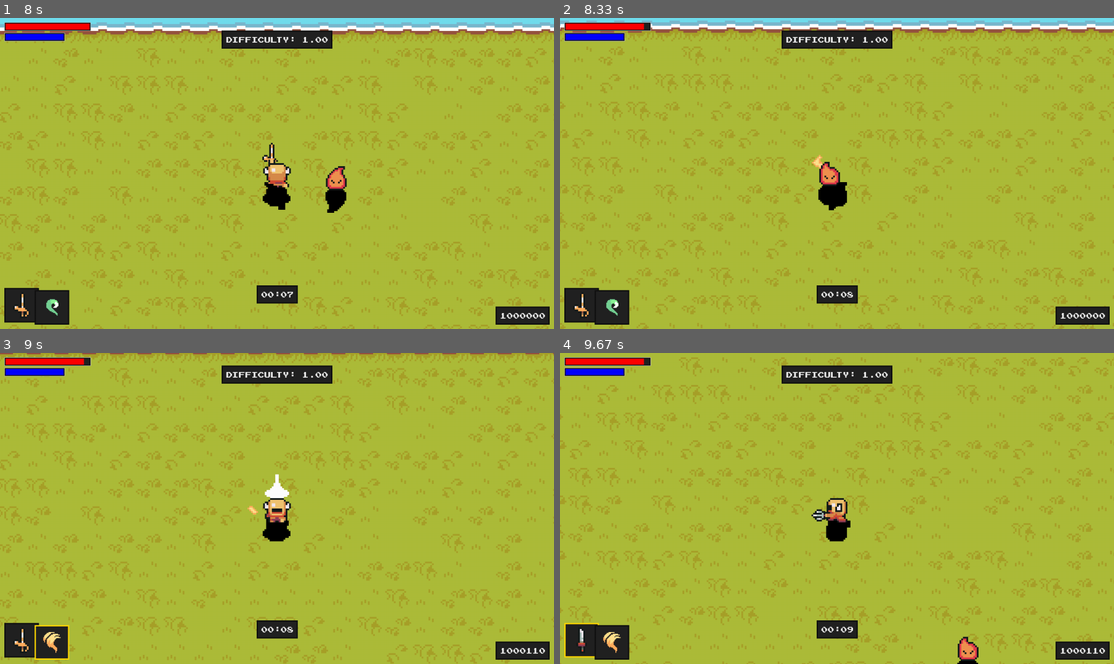
Above: before the commit, frames 1-4 (two rows, left to right).
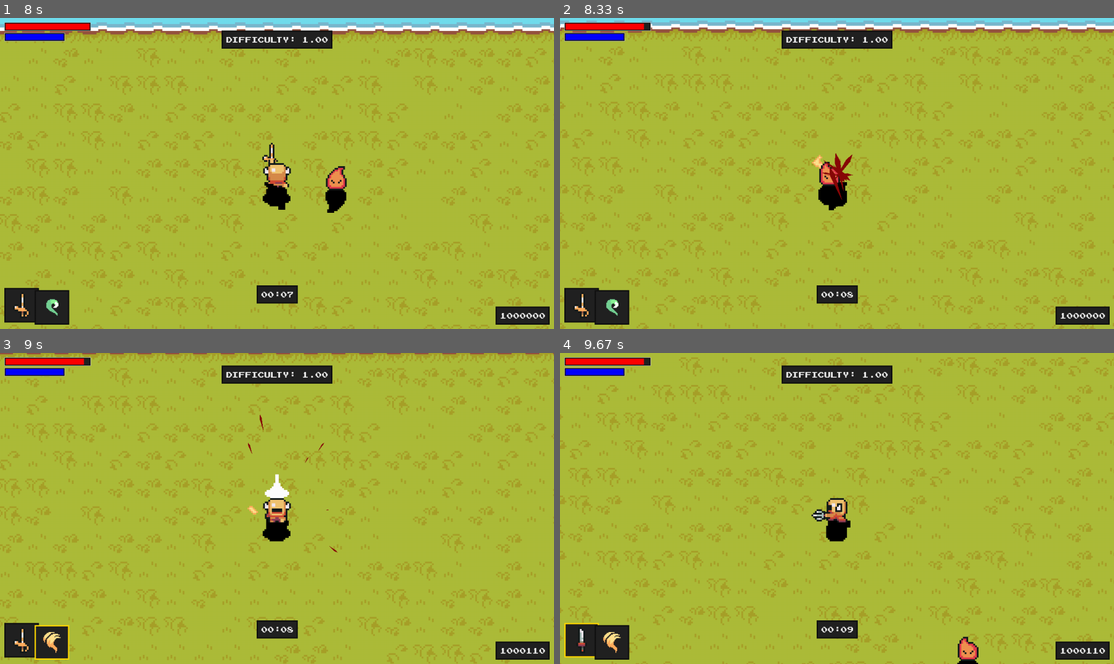
Above: after the commit, the same moments.

Repository: khoa2106vn/PygameProject
Game: pygame game, started from code/main.py
Two runs of this game, one before a commit and one after it. Both use one fixed random seed, a clock stepped at 60 frames per second and the inputs below.
Inputs:
- Up to frame 1 (8 s): hold Right 0.33-0.8 s; hold Up 0.83-1.13 s; tap Z at 0.9, 1.23, 1.53, 1.73, 2.03, 2.3, 2.63, 2.93, 3.47, 3.77, 4.13, 4.53, 4.83, 5.03, 5.33, 5.87, 6.17, 6.37, 6.67, 6.93, 7.27, 7.57, 7.7 s; tap X at 0.98, 2.38, 3.55, 5.12, 6.45, 7.78 s; hold Right 1.17-1.63 s; hold Left 1.67-2.2 s; hold A 1.67-2.2 s; hold Down 2.23-2.53 s; hold S 2.23-2.53 s; hold Left 2.57-2.97 s; hold A 2.57-2.97 s; hold Right 3.4-4.03 s; hold Down 4.07-4.43 s; hold S 4.07-4.43 s; hold Left 4.47-4.93 s; hold A 4.47-4.93 s; hold Right 4.97-5.43 s; hold Right 5.8-6.27 s; hold Left 6.3-6.83 s; hold A 6.3-6.83 s; hold Down 6.87-7.17 s; hold S 6.87-7.17 s; hold Left 7.2-7.6 s; hold A 7.2-7.6 s; hold Up from 7.63 s (still down)
- Up to frame 2 (8.33 s): release Up at 8 s; hold Right from 8.03 s (still down); tap Z at 8.1 s
- Up to frame 3 (9 s): tap Z at 8.4, 8.77 s; release Right at 8.67 s; hold Down from 8.7 s (still down); hold S from 8.7 s (still down)
- Up to frame 4 (9.67 s): release Down at 9.07 s; release S at 9.07 s; hold Left 9.1-9.57 s; hold A 9.1-9.57 s; tap Z at 9.17, 9.47 s; tap X at 9.25 s; hold Right from 9.6 s (still down)

Frame 1 is identical in both runs. In frame 2, 0.3% of the frame differs, in the area x 47-53%, y 43-59%; in frame 3, less than 0.1%; in frame 4, nothing differs.

Commit message:
Added Sparks when damaged

Diff:
--- /dev/null
+++ b/code/Spark.py
@@ -0,0 +1,58 @@
+import pygame, sys, math, random
+
+class Spark():
+    def __init__(self, loc, angle, speed, color, scale=1):
+        self.loc = loc
+        self.angle = angle
+        self.speed = speed
+        self.scale = scale
+        self.color = color
+        self.alive = True
+
+    def point_towards(self, angle, rate):
+        rotate_direction = ((angle - self.angle + math.pi * 3) % (math.pi * 2)) - math.pi
+        try:
+            rotate_sign = abs(rotate_direction) / rotate_direction
+        except ZeroDivisionError:
+            rotate_sing = 1
+        if abs(rotate_direction) < rate:
+            self.angle = angle
+        else:
+            self.angle += rate * rotate_sign
+
+    def calculate_movement(self, dt):
+        return [math.cos(self.angle) * self.speed * dt, math.sin(self.angle) * self.speed * dt]
+
+
+    # gravity and friction
+    def velocity_adjust(self, friction, force, terminal_velocity, dt):
+        movement = self.calculate_movement(dt)
+        movement[1] = min(terminal_velocity, movement[1] + force * dt)
+        movement[0] *= friction
+        self.angle = math.atan2(movement[1], movement[0])
+        # if you want to get more realistic, the speed should be adjusted here
+
+    def move(self, dt):
+        movement = self.calculate_movement(dt)
+        self.loc[0] += movement[0]
+        self.loc[1] += movement[1]
+
+        # a bunch of options to mess around with relating to angles...
+        #self.point_towards(math.pi / 2, 0.02)
+        # self.velocity_adjust(0.975, 0.2, 8, dt)
+        #self.angle += 0.1
+
+        self.speed -= 0.1
+
+        if self.speed <= 0:
+            self.alive = False
+
+    def draw(self, surf, offset=[0, 0]):
+        if self.alive:
+            points = [
+                [self.loc[0] + math.cos(self.angle) * self.speed * self.scale, self.loc[1] + math.sin(self.angle) * self.speed * self.scale],
+                [self.loc[0] + math.cos(self.angle + math.pi / 2) * self.speed * self.scale * 0.3, self.loc[1] + math.sin(self.angle + math.pi / 2) * self.speed * self.scale * 0.3],
+                [self.loc[0] - math.cos(self.angle) * self.speed * self.scale * 3.5, self.loc[1] - math.sin(self.angle) * self.speed * self.scale * 3.5],
+                [self.loc[0] + math.cos(self.angle - math.pi / 2) * self.speed * self.scale * 0.3, self.loc[1] - math.sin(self.angle + math.pi / 2) * self.speed * self.scale * 0.3],
+                ]
+            pygame.draw.polygon(surf, self.color, points)
--- a/code/level.py
+++ b/code/level.py
@@ -13,6 +13,7 @@
 from ui import UI
 from enemy import Enemy
 from upgrade import Upgrade
+from Spark import *
 
 class Level:
     def __init__(self):
@@ -61,6 +62,7 @@
         self.screen_shake = 0
         self.render_offset = [0, 0]
 
+        self.player_attacked = 0
 
     def create_magic(self, style, strength, cost):
         if style == 'heal':
@@ -82,6 +84,7 @@
             #spawn particles
             self.animation_player.create_particles(attack_type, self.player.rect.center, [self.visible_sprites])
             self.screen_shake = 30
+            self.player_attacked = 10
 
     def trigger_death_particles(self, pos, particle_type):
         self.animation_player.create_particles(particle_type, pos, [self.visible_sprites])
@@ -187,7 +190,7 @@
 
 
     def run(self):
-        self.visible_sprites.custom_draw(self.player, self.render_offset)
+        self.visible_sprites.custom_draw(self.player, self.render_offset, self.player_attacked)
         self.ui.display(self.player, self.difficulty)
         if self.game_paused:
             self.upgrade.display()
@@ -209,6 +212,8 @@
             if self.screen_shake == 0:
                 self.render_offset[0] = 0
                 self.render_offset[1] = 0
+            if self.player_attacked > 0:
+                self.player_attacked -= 1
 
             self.player_attack_logic()
             self.visible_sprites.update()
@@ -236,10 +241,10 @@
         #floor creation
         self.floor_sur = pygame.image.load('../graphics/tilemap/ground.png').convert()
         self.floor_rect = self.floor_sur.get_rect(topleft = (0,0))
-
-
-
-    def custom_draw(self, player, render_offset):
+        self.sparks = []
+
+
+    def custom_draw(self, player, render_offset, player_attacked):
         #get offset from player
         self.offset.x = player.rect.centerx - self.half_width
         self.offset.y = player.rect.centery - self.half_height
@@ -255,6 +260,18 @@
                 mask = [(-x + offset_position[0] + 62, -y + offset_position[1] + 115) for x,y in mask]
                 pygame.draw.polygon(self.display_surface, pygame.Color(0,0,0), mask)
             self.display_surface.blit(sprite.image, offset_position + render_offset)
+            if player_attacked > 0 and hasattr(sprite, 'is_player'):
+                self.sparks.append(Spark([randint(0,20) - 10 + offset_position[0] + 32, randint(0,20) - 10 + offset_position[1] + 32], math.radians(random.randint(0, 360)), random.randint(3, 7), (136, 8, 8), 3))
+
+
+
+        for i, spark in sorted(enumerate(self.sparks), reverse=True):
+                spark.move(1)
+                spark.draw(self.display_surface)
+                if not spark.alive:
+                    self.sparks.pop(i)
+
+
 
     def enemy_update(self, player):
         enemy_sprites = [sprite for sprite in self.sprites() if hasattr(sprite, 'sprite_type') and sprite.sprite_type == 'enemy']
--- a/code/player.py
+++ b/code/player.py
@@ -67,6 +67,7 @@
         self.dash = Dash(2.5, 1)
         self.velocity = 80
 
+        self.is_player = True
 
     def task(self):
         self.can_dash = False
--- /dev/null
+++ b/code/test2.py
@@ -0,0 +1,99 @@
+#!/usr/bin/python3.4
+# Setup Python ----------------------------------------------- #
+import pygame, sys, math, random
+
+# Setup pygame/window ---------------------------------------- #
+mainClock = pygame.time.Clock()
+from pygame.locals import *
+pygame.init()
+pygame.display.set_caption('game base')
+screen = pygame.display.set_mode((500, 500), 0, 32)
+
+sparks = []
+
+class Spark():
+    def __init__(self, loc, angle, speed, color, scale=1):
+        self.loc = loc
+        self.angle = angle
+        self.speed = speed
+        self.scale = scale
+        self.color = color
+        self.alive = True
+
+    def point_towards(self, angle, rate):
+        rotate_direction = ((angle - self.angle + math.pi * 3) % (math.pi * 2)) - math.pi
+        try:
+            rotate_sign = abs(rotate_direction) / rotate_direction
+        except ZeroDivisionError:
+            rotate_sing = 1
+        if abs(rotate_direction) < rate:
+            self.angle = angle
+        else:
+            self.angle += rate * rotate_sign
+
+    def calculate_movement(self, dt):
+        return [math.cos(self.angle) * self.speed * dt, math.sin(self.angle) * self.speed * dt]
+
+
+    # gravity and friction
+    def velocity_adjust(self, friction, force, terminal_velocity, dt):
+        movement = self.calculate_movement(dt)
+        movement[1] = min(terminal_velocity, movement[1] + force * dt)
+        movement[0] *= friction
+        self.angle = math.atan2(movement[1], movement[0])
+        # if you want to get more realistic, the speed should be adjusted here
+
+    def move(self, dt):
+        movement = self.calculate_movement(dt)
+        self.loc[0] += movement[0]
+        self.loc[1] += movement[1]
+
+        # a bunch of options to mess around with relating to angles...
+        #self.point_towards(math.pi / 2, 0.02)
+        self.velocity_adjust(0.975, 0.2, 8, dt)
+        #self.angle += 0.1
+
+        self.speed -= 0.1
+
+        if self.speed <= 0:
+            self.alive = False
+
+    def draw(self, surf, offset=[0, 0]):
+        if self.alive:
+            points = [
+                [self.loc[0] + math.cos(self.angle) * self.speed * self.scale, self.loc[1] + math.sin(self.angle) * self.speed * self.scale],
+                [self.loc[0] + math.cos(self.angle + math.pi / 2) * self.speed * self.scale * 0.3, self.loc[1] + math.sin(self.angle + math.pi / 2) * self.speed * self.scale * 0.3],
+                [self.loc[0] - math.cos(self.angle) * self.speed * self.scale * 3.5, self.loc[1] - math.sin(self.angle) * self.speed * self.scale * 3.5],
+                [self.loc[0] + math.cos(self.angle - math.pi / 2) * self.speed * self.scale * 0.3, self.loc[1] - math.sin(self.angle + math.pi / 2) * self.speed * self.scale * 0.3],
+                ]
+            pygame.draw.polygon(surf, self.color, points)
+
+# Loop ------------------------------------------------------- #
+while True:
+
+    # Background --------------------------------------------- #
+    screen.fill((0,0,0))
+
+    for i, spark in sorted(enumerate(sparks), reverse=True):
+        spark.move(1)
+        spark.draw(screen)
+        if not spark.alive:
+            sparks.pop(i)
+
+
+    mx, my = pygame.mouse.get_pos()
+    sparks.append(Spark([mx, my], math.radians(random.randint(0, 360)), random.randint(3, 6), (255, 255, 255), 2))
+
+    # Buttons ------------------------------------------------ #
+    for event in pygame.event.get():
+        if event.type == QUIT:
+            pygame.quit()
+            sys.exit()
+        if event.type == KEYDOWN:
+            if event.key == K_ESCAPE:
+                pygame.quit()
+                sys.exit()
+
+    # Update ------------------------------------------------- #
+    pygame.display.update()
+    mainClock.tick(60)
